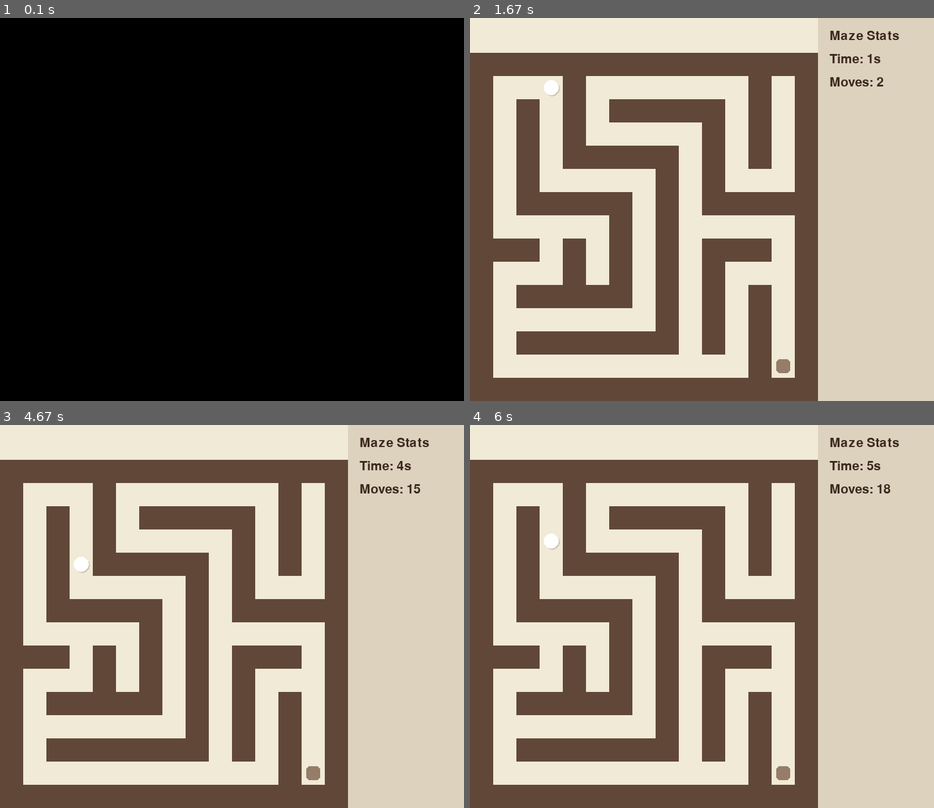
Above: before the commit, frames 1-4 (two rows, left to right).
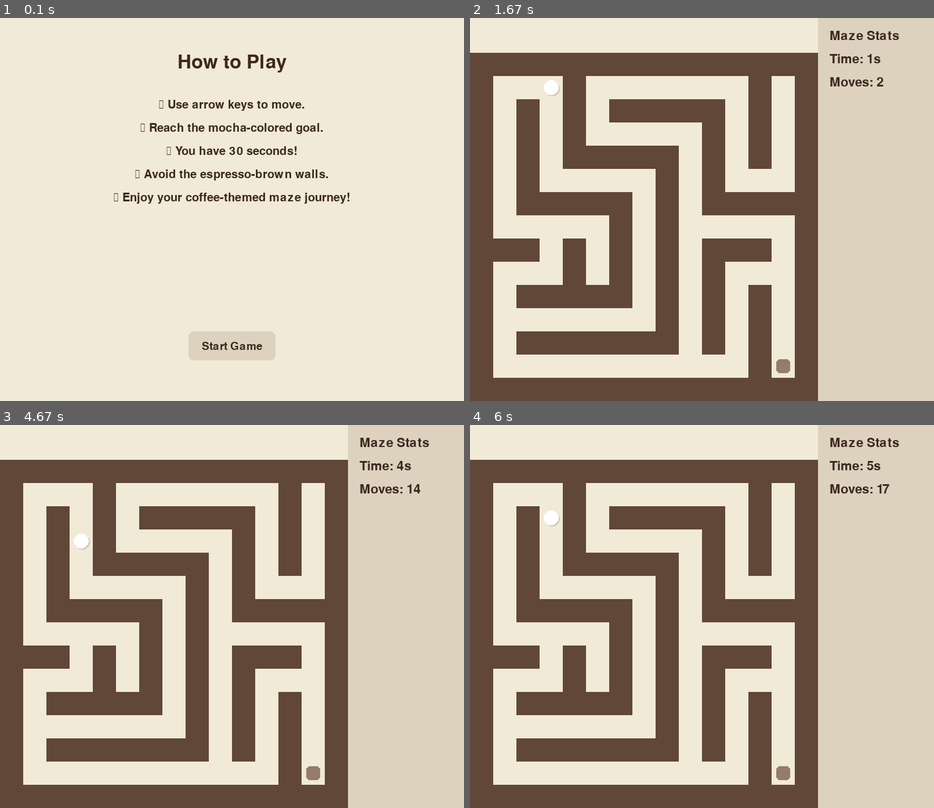
Above: after the commit, the same moments.

Repository: KapX09/pyGameMaze
Game: pygame game, started from coffeeMaze.py
The game is run twice, just before and just after one commit, with the same random seed, the same clock (stepped at 60 frames per second) and the same inputs.
Inputs (mouse positions are in pixels of both pictures, inside the frame that each line leads up to):
- Up to frame 1 (0.1 s): no input
- Up to frame 2 (1.67 s): click (702, 347) at 0.38 s, where only the run after the commit has a clickable "Start Game"; hold Right 0.67-1.13 s
- Up to frame 3 (4.67 s): hold Left 2-2.53 s; hold Down 2.57-2.87 s; hold Up 3.33-3.7 s; hold Right 3.73-4.37 s; hold Down from 4.4 s (still down)
- Up to frame 4 (6 s): release Down at 4.77 s; hold Up from 5.8 s (still down)

The runs differ from the first frame. In frame 1, 100% of the frame differs, in the area x 0-100%, y 0-100%; in frame 2, nothing differs; in frame 3, 0.2%; in frame 4, 0.2%.

Commit message:
Update coffeeMaze.py
Adding instruction page

Diff:
--- a/coffeeMaze.py
+++ b/coffeeMaze.py
@@ -129,29 +129,52 @@
     screen.blit(move_text, (GRID_WIDTH * TILE_SIZE + 20, 100))
 
 
-def draw_title():
-    '''
-    Draw the game title "MazeGame" at the top center above the game
-    '''
-    # Header background strip
-    pygame.draw.rect(screen, SIDEBAR_BG, (0, 0, WIDTH, TITLE_HEIGHT))
-
-    # Use global font or define a fallback if needed
-    try:
-        title_font = pygame.font.SysFont('Arial', 48, bold=True)
-    except:
-        title_font = pygame.font.Font(None, 48)
-
-    # Render the title
-    title_surface = title_font.render("MazeGame", True, TEXT_COLOR)
-
-    # Center the title horizontally
-    center_x = WIDTH // 2 - title_surface.get_width() // 2
-    center_y = TITLE_HEIGHT // 2 - title_surface.get_height() // 2
-
-    screen.blit(title_surface, (center_x, center_y))
-
-
+def show_instructions():
+    '''
+    Display instructions screen before the game starts.
+    '''
+    font_title = pygame.font.SysFont(None, 48)
+    font_body = pygame.font.SysFont(None, 30)
+    font_button = pygame.font.SysFont(None, 28)
+
+    while True:
+        screen.fill(PATH_COLOR)
+
+        # Title
+        title = font_title.render("How to Play", True, TEXT_COLOR)
+        screen.blit(title, (WIDTH // 2 - title.get_width() // 2, 60))
+
+        # Instructions
+        instructions = [
+            "🟢 Use arrow keys to move.",
+            "🏁 Reach the mocha-colored goal.",
+            "🕒 You have 30 seconds!",
+            "🚧 Avoid the espresso-brown walls.",
+            "☕ Enjoy your coffee-themed maze journey!"
+        ]
+
+        for i, line in enumerate(instructions):
+            text = font_body.render(line, True, TEXT_COLOR)
+            screen.blit(text, (WIDTH // 2 - text.get_width() // 2, 140 + i * 40))
+
+        # Start button
+        start_btn = pygame.Rect(WIDTH // 2 - 75, HEIGHT - 120, 150, 50)
+        pygame.draw.rect(screen, SIDEBAR_BG, start_btn, border_radius=8)
+        btn_text = font_button.render("Start Game", True, TEXT_COLOR)
+        screen.blit(btn_text, (
+            start_btn.centerx - btn_text.get_width() // 2,
+            start_btn.centery - btn_text.get_height() // 2
+        ))
+
+        pygame.display.flip()
+
+        for event in pygame.event.get():
+            if event.type == pygame.QUIT:
+                pygame.quit()
+                sys.exit()
+            elif event.type == pygame.MOUSEBUTTONDOWN:
+                if start_btn.collidepoint(event.pos):
+                    return  # start game
 
 # not using
 # def draw_grid():
@@ -275,8 +298,6 @@
             return show_end_screen("You Win!", elapsed_time, move_count)
 
         # Drawing everything
-        screen.fill(PATH_COLOR)
-        draw_title() # to draw top title bar
         draw_maze()
         draw_goal(GOAL_POS)
         draw_player(player_x, player_y)
@@ -287,6 +308,7 @@
 # -----------------------------
 # Game Loop
 # -----------------------------
+show_instructions()
 while True:
     restart = run_game()
     if not restart:
